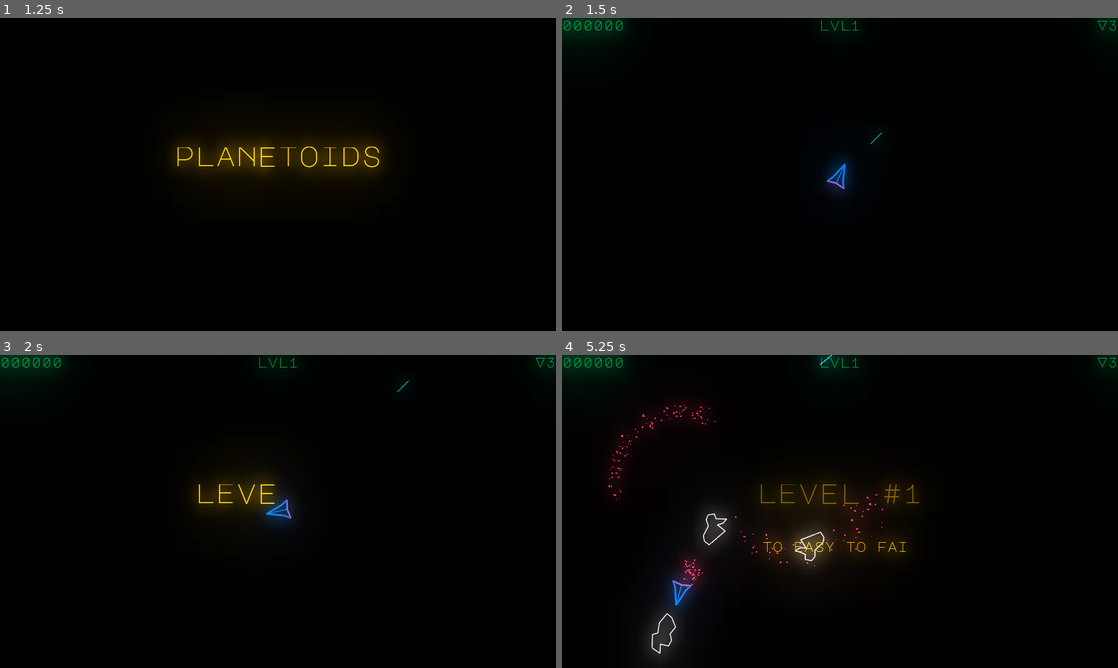
Above: before the commit, frames 1-4 (two rows, left to right).
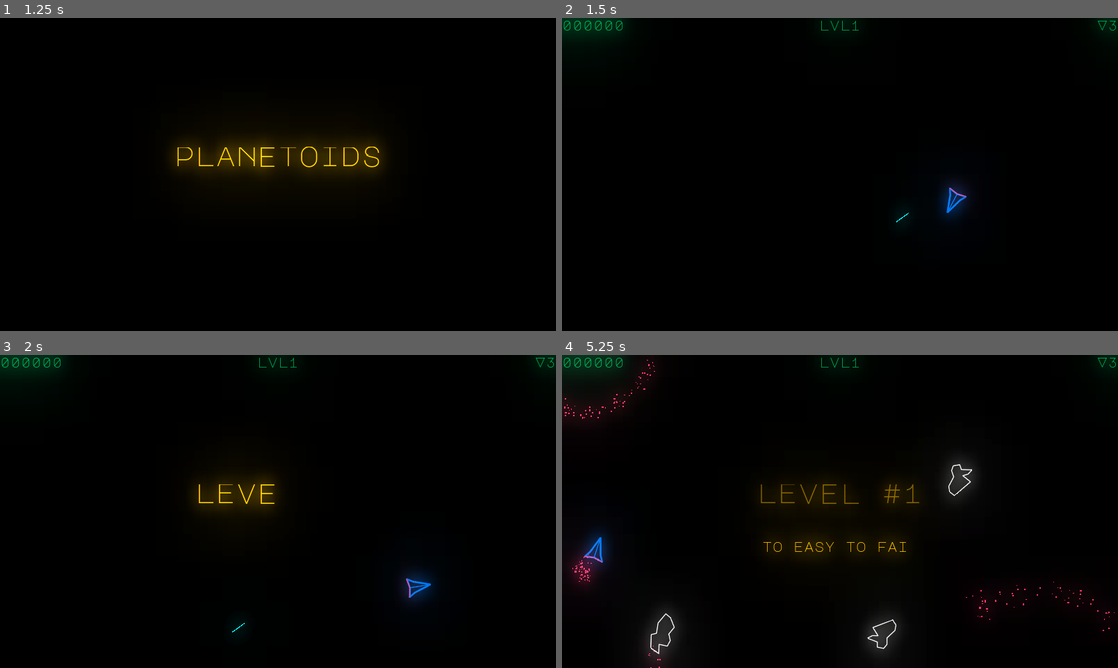
Above: after the commit, the same moments.

Repository: liske/Planetoids
Game: Godot game, scene res://scenes/Space.tscn
Same seed, same stepped clock (60 frames per second), same inputs: the game is played once before the commit and once after it.
Inputs:
- Up to frame 1 (1.25 s): hold Right (rotate_right) from 0.53 s (still down); hold W (boost) from 0.53 s (still down)
- Up to frame 2 (1.5 s): release Right (rotate_right) at 1.28 s; release W (boost) at 1.28 s; hold Left (rotate_left) from 1.28 s (still down); tap Space (shoot) at 1.35 s
- Up to frame 3 (2 s): keep holding Left (rotate_left)
- Up to frame 4 (5.25 s): release Left (rotate_left) at 2.03 s; hold W (boost) 2.03-2.78 s; hold Right (rotate_right) 2.03-3.53 s; tap Space (shoot) at 2.85, 4.35 s; hold W (boost) 3.53-4.28 s; hold Left (rotate_left) from 3.53 s (still down); hold W (boost) from 5.03 s (still down)

Frame 1 is identical in both runs. In frame 2, 1.1% of the frame differs, in the area x 47-74%, y 36-66%; in frame 3, 1.1%; in frame 4, 5.2%, in the area x 0-100%, y 0-100%.

Commit message:
Ship: disable can_sleep to make Input handling work from beginning

Diff:
--- a/objects/ship/Ship.gd
+++ b/objects/ship/Ship.gd
@@ -21,7 +21,7 @@
 		emit_signal("laser_has_hit", body)
 
 var thrust = Vector2(30, 0)
-var torque = 300
+var t = 300
 
 func _integrate_forces(state):
 	if Input.is_action_pressed("boost"):
@@ -39,9 +39,9 @@
 		rotation_direction -= 1
 
 	if rotation_direction < 0 and angular_velocity > -4:
-		state.apply_torque_impulse(-torque)
+		state.apply_torque_impulse(-t)
 	if rotation_direction > 0 and angular_velocity < 4:
-		state.apply_torque_impulse(torque)
+		state.apply_torque_impulse(t)
 
 func _physics_process(_delta):
 	# wrap around screen edges
--- a/objects/ship/Ship.tscn
+++ b/objects/ship/Ship.tscn
@@ -4,6 +4,7 @@
 [ext_resource path="res://objects/ship/Ship.gd" type="Script" id=2]
 
 [node name="Ship" type="RigidBody2D"]
+can_sleep = false
 linear_damp = 1.0
 angular_damp = 3.0
 script = ExtResource( 2 )
